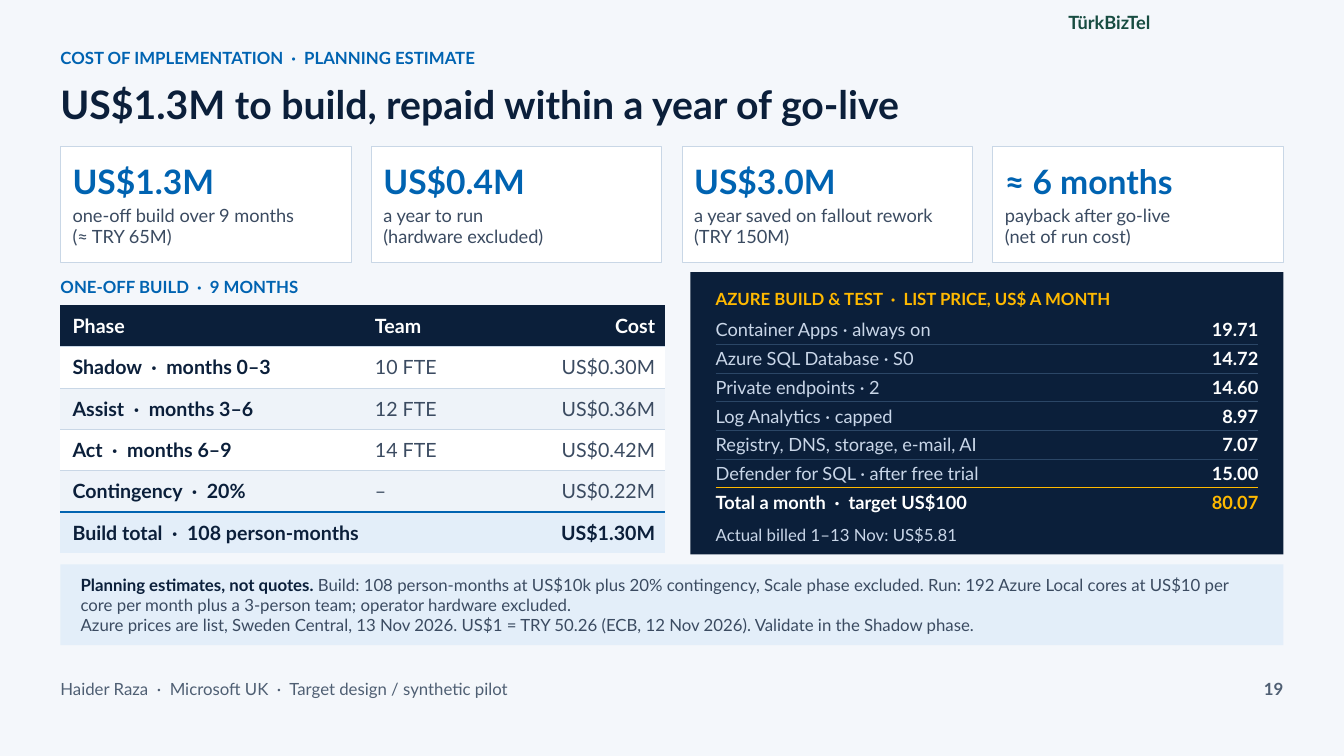
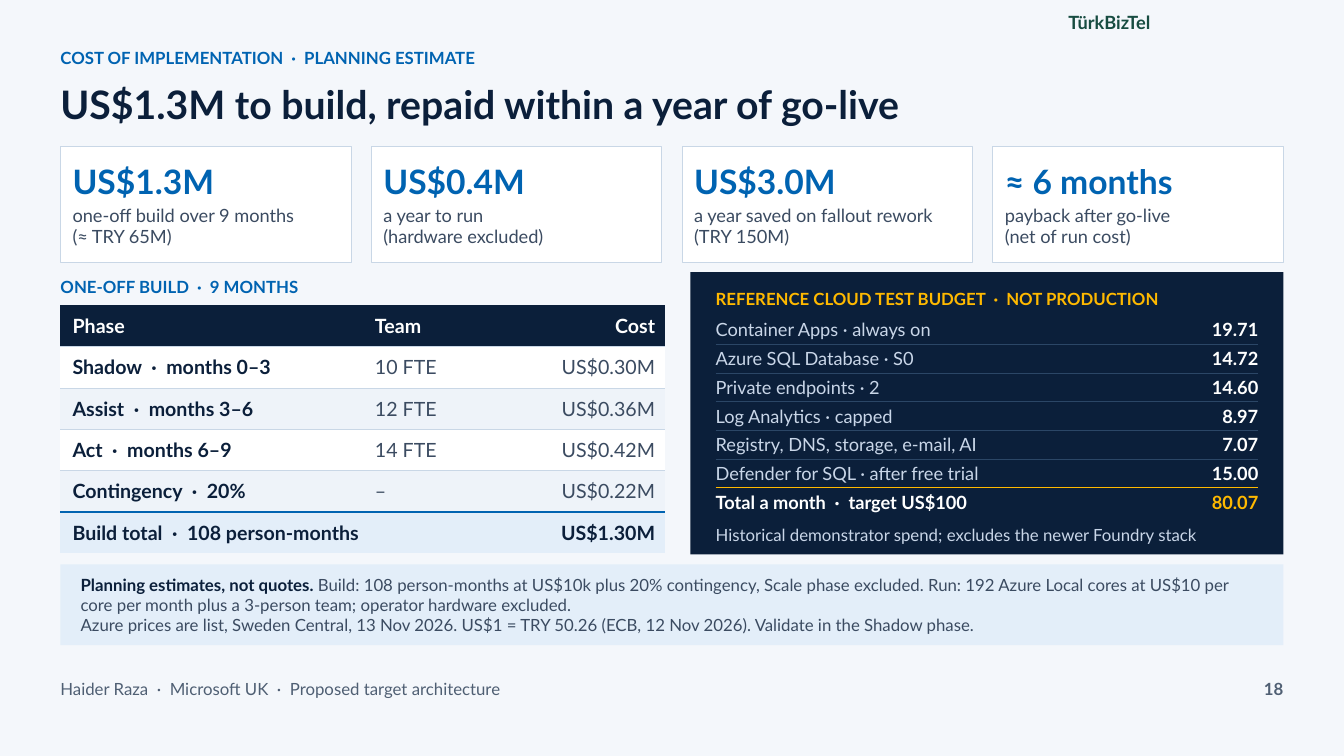
Before and after one commit to m-haider-raza/AMA-Telecom-Order-to-Activation, a slide deck: slide 18 of app/static/case-study/Agentic_Order_to_Activation_Architecture.pptx (slide 19 before the commit). Drawn at 1344x756 pixels with LibreOffice and Linux fonts; fonts in the diff are those of the drawing. Boxes give left, top, right and bottom in pixels: in the first picture for what was removed or moved away, otherwise in the second. Text is boxed around its words. In the diff, an @@ line names an element or a change of style, - is before the commit and + after.

```diff
--- a/app/static/case-study/Agentic_Order_to_Activation_Architecture.pptx
+++ b/app/static/case-study/Agentic_Order_to_Activation_Architecture.pptx
@@ text at (716,292,1158,305): text changed @@
-AZURE BUILD & TEST · LIST PRICE, US$ A MONTH
+REFERENCE CLOUD TEST BUDGET · NOT PRODUCTION
@@ text at (716,528,1196,544): text changed @@
-Actual billed 1–13 Nov: US$5.81
+Historical demonstrator spend; excludes the newer Foundry stack
@@ text at (60,682,500,698): text changed @@
-Haider Raza · Microsoft UK · Target design / synthetic pilot
+Haider Raza · Microsoft UK · Proposed target architecture
@@ text at (1264,683,1283,695): text changed @@
-19
+18
```
Also in this commit, not shown: 18 other slides changed, 1 slide removed, 50 other files.
